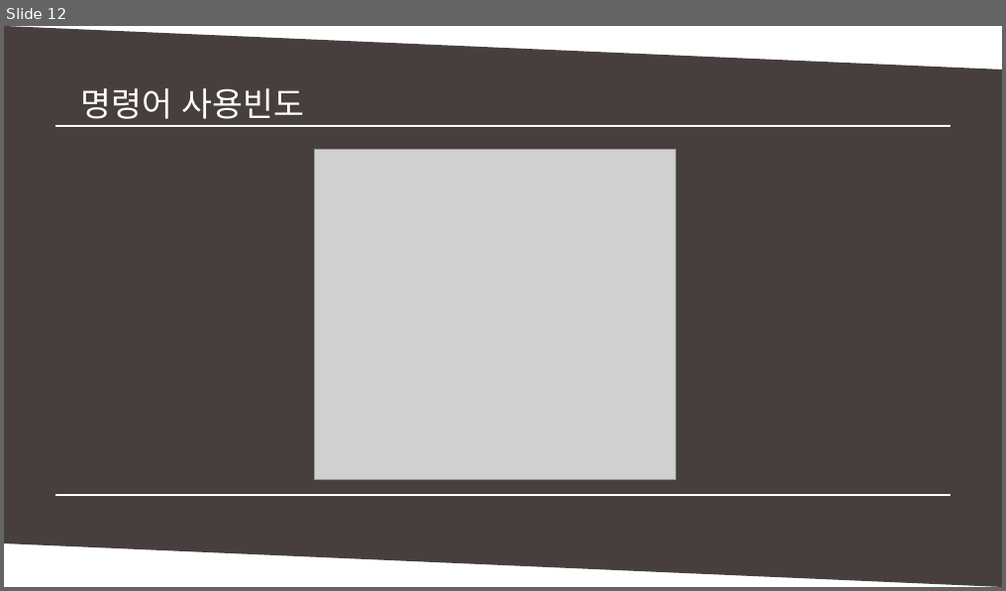
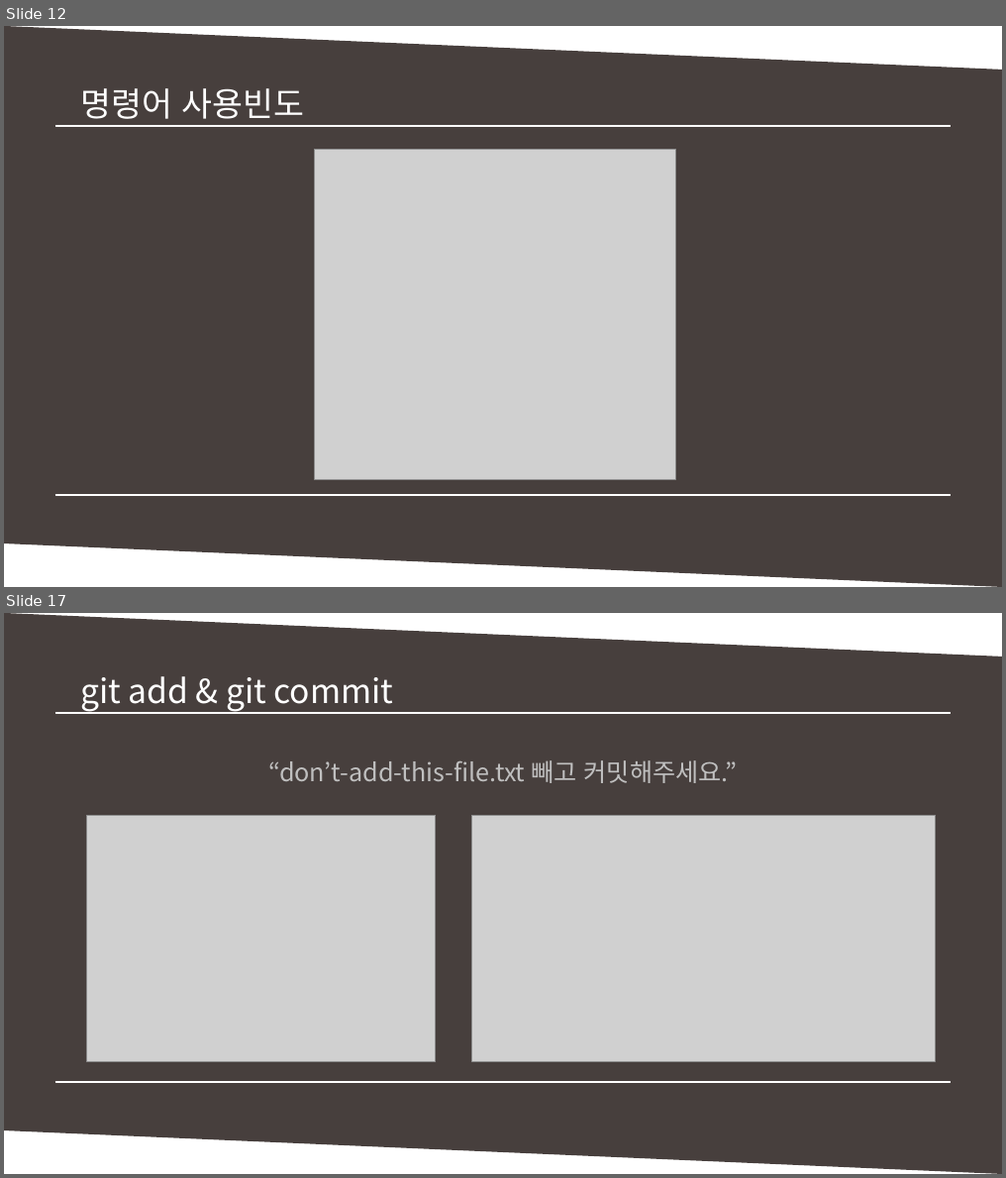
Before and after one commit to MinSikMoon/pptgit, a slide deck: git발표.pptx. Shown one above the other, each under a label of ours: slide 12 before the commit, slides 12 and 17 after it; the slides between them are not shown. The pictures are 1006x591 and 1006x1178 pixels, drawn with LibreOffice and Linux fonts; fonts in the diff are those of the drawing; grey boxes stand for pictures. Boxes give left, top, right and bottom in pixels: in the first picture for what was removed or moved away, otherwise in the second. Text is boxed around its words. In the diff, an @@ line names an element or a change of style, - is before the commit and + after.

```diff
--- a/git발표.pptx
+++ b/git발표.pptx
@@ slide 17 added at [4, 613, 1002, 1174], background #FFFFFF @@
@@ parallelogram added at [4, 613, 1002, 1173], fill #473F3D @@
@@ text added at [80, 676, 393, 713], 24 pt, text #FFFFFF @@
+git add & git commit
@@ line added from (54, 713) to (951, 713), #FFFFFF 1 pt @@
@@ line added from (62, 713) to (951, 713), #FFFFFF 1 pt @@
@@ text added at [268, 761, 738, 783], 18 pt, text #BFBFBF @@
+“don’t-add-this-file.txt 빼고 커밋해주세요.”
@@ picture added at [87, 816, 436, 1062] @@
@@ picture added at [472, 816, 936, 1062] @@
@@ line added from (54, 1082) to (944, 1082), #FFFFFF 1 pt @@
@@ line added from (54, 1082) to (951, 1082), #FFFFFF 1 pt @@
```
Also in this commit, not shown: 1 slide changed, 3 other slides added, 1 slide removed.
